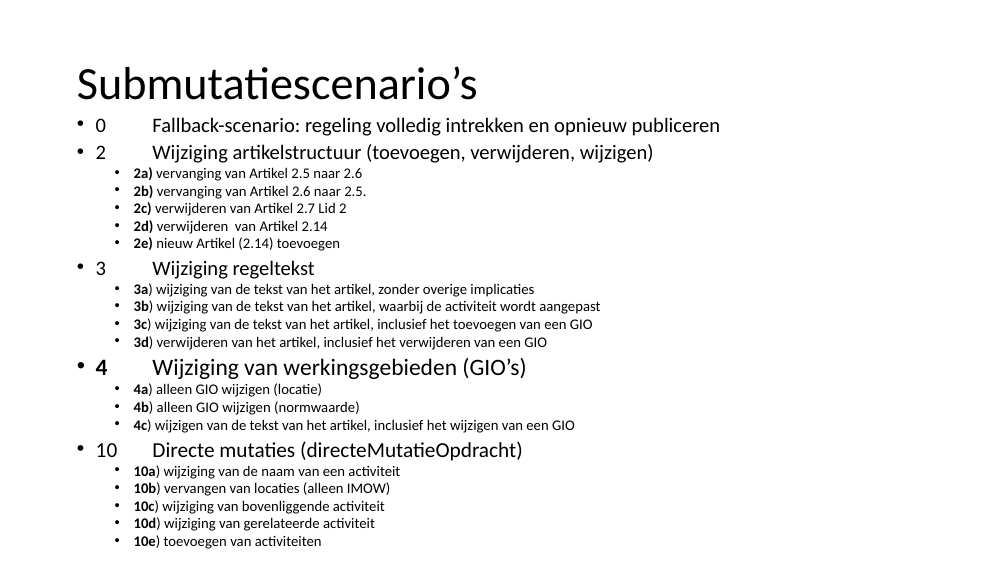
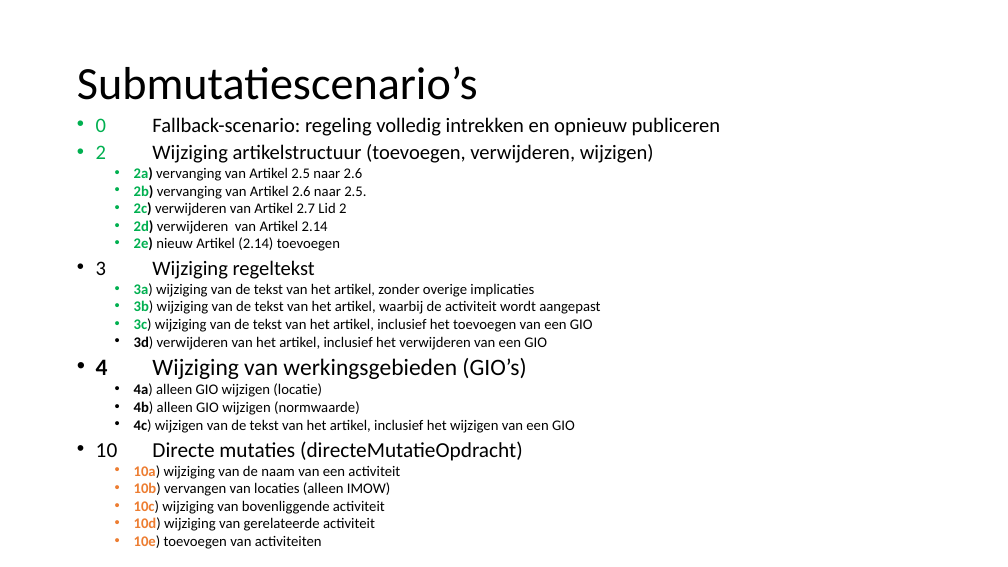
Before and after one commit to Geonovum/xml_omgevingsplan_gemeentestad, a slide deck: slide 4 of Submutatiescenario_s.pptx. Drawn at 1008x567 pixels with LibreOffice and Linux fonts; fonts in the diff are those of the drawing. Boxes give left, top, right and bottom in pixels: in the first picture for what was removed or moved away, otherwise in the second. Text is boxed around its words. In the diff, an @@ line names an element or a change of style, - is before the commit and + after.

Commit message:
Status in kleur toegevoegd

```diff
--- a/Submutatiescenario_s.pptx
+++ b/Submutatiescenario_s.pptx
@@ text at (96, 117, 721, 549): text colour #000000 to #00B050 in "0", "2", "2a)", "2b)" and 6 more places; text colour #000000 to #ED7D31 in "10a)", "10b)", "10c)", "10d)" and 1 more places @@
```
